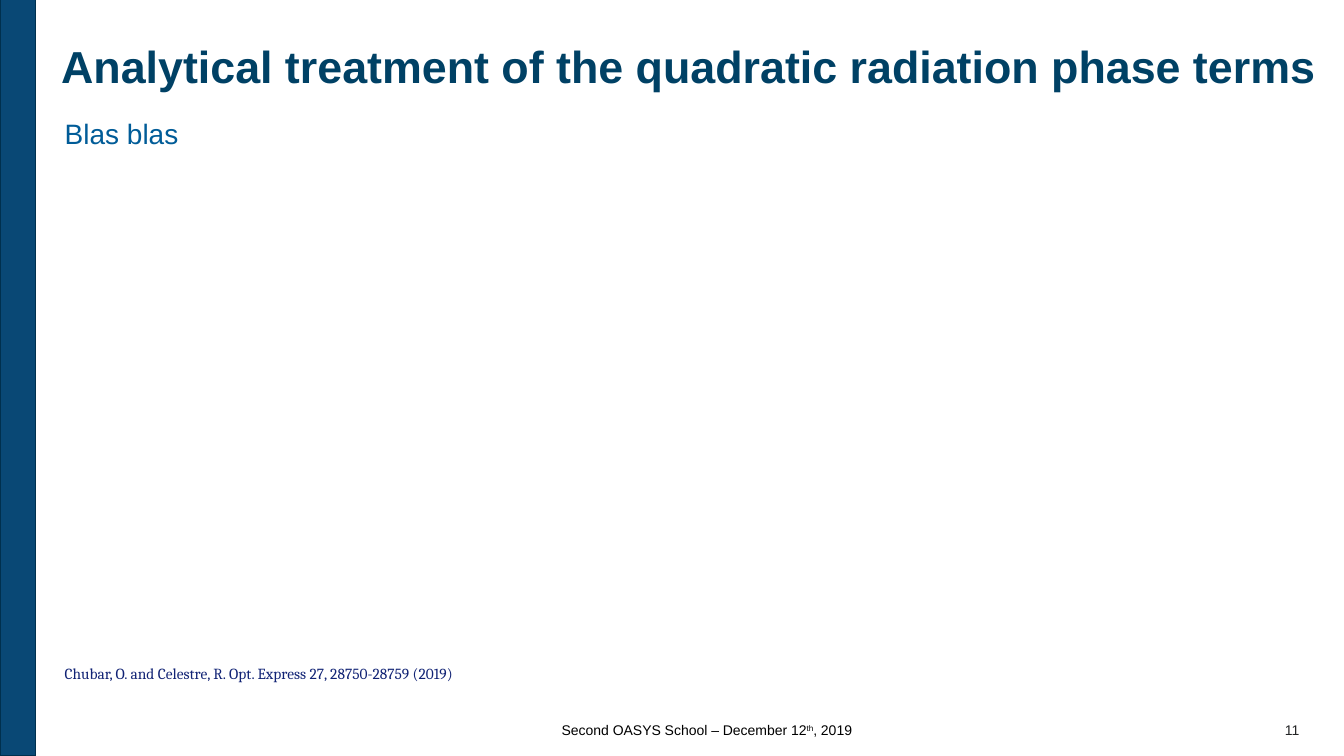
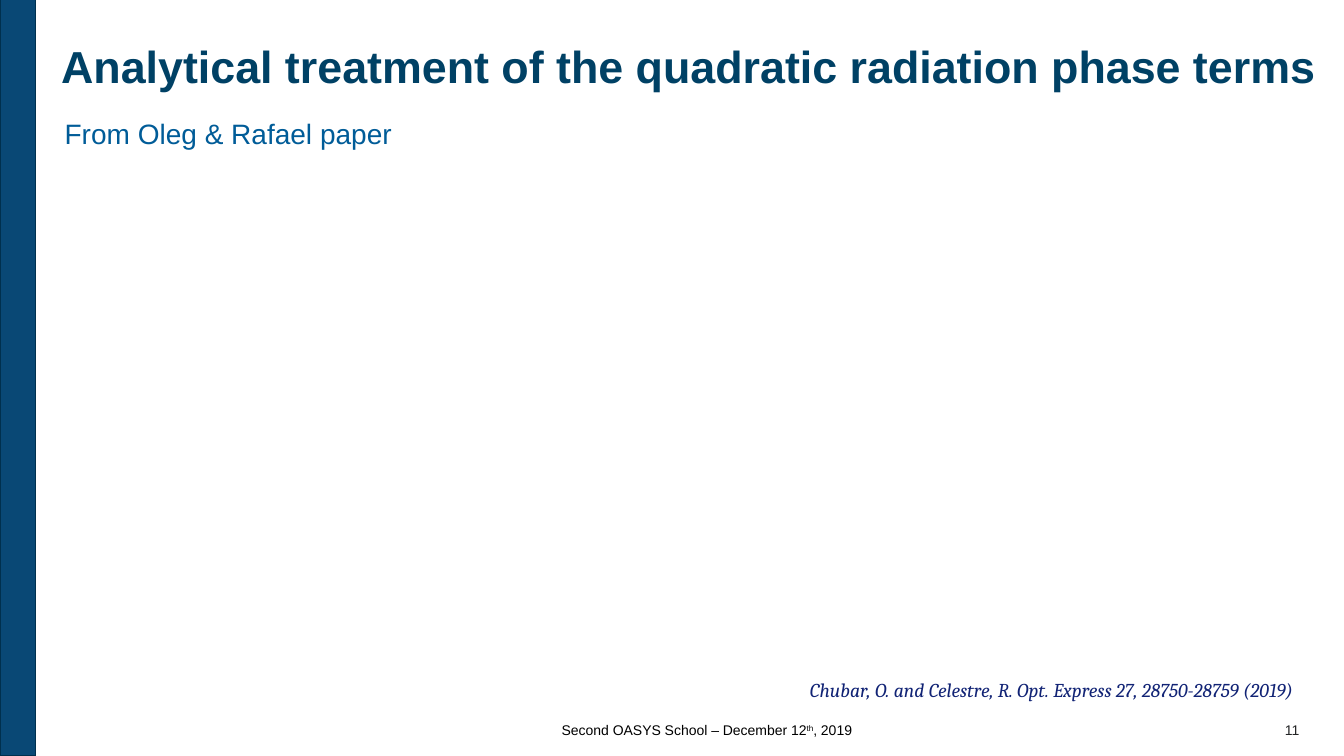
Before and after one commit to oasys-kit/oasys_school, a slide deck: slide 11 of second/slides/2_Introduction_to_SRW.pptx. Drawn at 1344x756 pixels with LibreOffice and Linux fonts; fonts in the diff are those of the drawing; background and template pictures are left out. Boxes give left, top, right and bottom in pixels: in the first picture for what was removed or moved away, otherwise in the second. Text is boxed around its words. In the diff, an @@ line names an element or a change of style, - is before the commit and + after.

```diff
--- a/second/slides/2_Introduction_to_SRW.pptx
+++ b/second/slides/2_Introduction_to_SRW.pptx
@@ text at (65, 123, 392, 149): text changed @@
-Blas blas
+From Oleg & Rafael paper
@@ text "Chubar, O. and Celestre, R. ...": place and size @@
-text "Chubar, O. and Celestre, R. ..." at (65, 668, 453, 683)
+text "Chubar, O. and Celestre, R. ..." at (810, 683, 1293, 702)
@@ text "Chubar, O. and Celestre, R. ..." at (810, 683, 1293, 702): size 11 to 14 pt, italic on @@
```
Also in this commit, not shown: 2 slides added.
